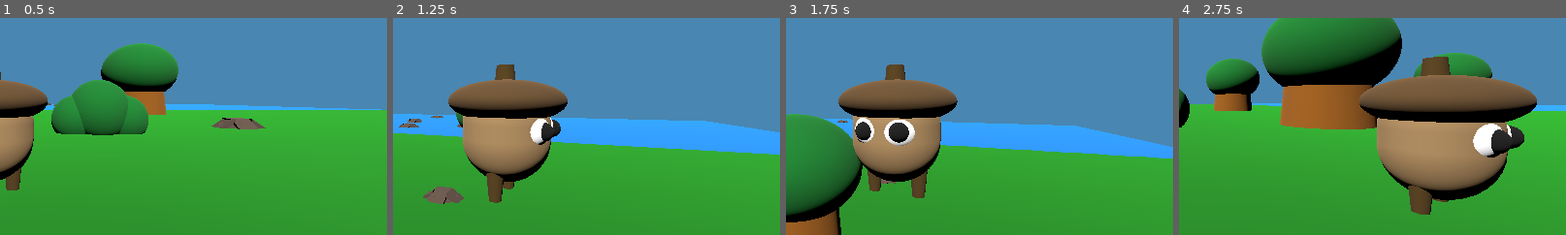
Above: before the commit, frames 1-4 (left to right).
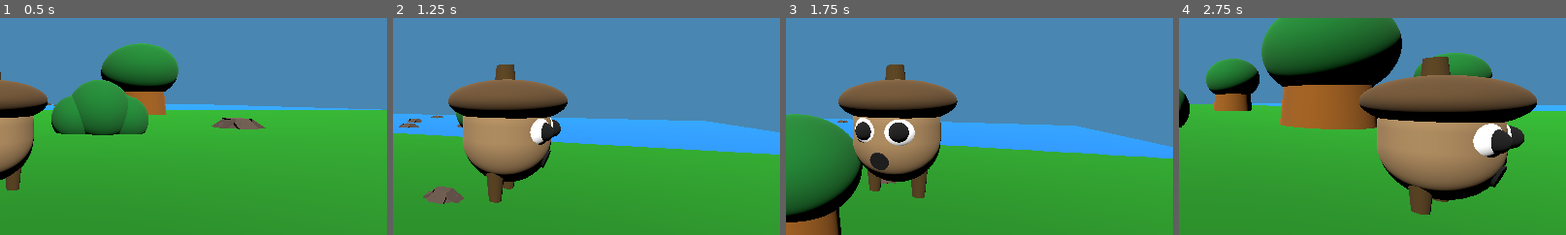
Above: after the commit, the same moments.

Repository: pterosaur-pixel/evil-squirrels-unite
Game: Godot game, scene res://main.tscn
Same seed, same stepped clock (60 frames per second), same inputs: the game is played once before the commit and once after it.
Inputs:
- Up to frame 1 (0.5 s): no input
- Up to frame 2 (1.25 s): tap Enter at 0.5 s; hold Right (ui_right) from 0.53 s (still down); hold X (camera_left) from 0.53 s (still down); tap Space (jump) at 0.77 s
- Up to frame 3 (1.75 s): release Right (ui_right) at 1.28 s; release X (camera_left) at 1.28 s; hold Down (ui_down) from 1.28 s (still down); tap Y (camera_right) at 1.35 s; tap Space (jump) at 1.52 s
- Up to frame 4 (2.75 s): release Down (ui_down) at 2.03 s; hold Right (ui_right) from 2.03 s (still down); hold X (camera_left) from 2.03 s (still down)
The pictures show only the part of the screen within x 44-94%, y 31-81%; the shares and areas given below are measured in that part.

Frame 1 is identical in both runs. In frame 2, less than 0.1% of the frame differs, in the area x 38-41%, y 61-70%; in frame 3, 0.3%, in the area x 21-27%, y 62-71%; in frame 4, 0.2%.

Commit message:
Added a mouth to character

Diff:
--- a/character.tscn
+++ b/character.tscn
@@ -67,6 +67,14 @@
 
 [sub_resource type="StandardMaterial3D" id="StandardMaterial3D_qi5as"]
 albedo_color = Color(0.278431, 0.192157, 0, 1)
+
+[sub_resource type="CylinderMesh" id="CylinderMesh_glpr6"]
+top_radius = 0.15
+bottom_radius = 0.15
+height = 0.5
+
+[sub_resource type="StandardMaterial3D" id="StandardMaterial3D_glpr6"]
+albedo_color = Color(0, 0, 0, 1)
 
 [node name="GoobleSnoop" type="CharacterBody3D"]
 transform = Transform3D(1, 0, 0, 0, 1, 0, 0, 0, 1, 0, 1.43601, 6.54769)
@@ -137,5 +145,10 @@
 mesh = SubResource("CylinderMesh_wa5vi")
 surface_material_override/0 = SubResource("StandardMaterial3D_qi5as")
 
+[node name="MeshInstance3D11" type="MeshInstance3D" parent="."]
+transform = Transform3D(0.993397, -0.106636, -0.0423258, 0, 0.36892, -0.929461, 0.114729, 0.923324, 0.366484, 0.087, 1.13, -0.46)
+mesh = SubResource("CylinderMesh_glpr6")
+surface_material_override/0 = SubResource("StandardMaterial3D_glpr6")
+
 [connection signal="area_entered" from="WaterCollider" to="." method="_on_water_collider_area_entered"]
 [connection signal="area_exited" from="WaterCollider" to="." method="_on_water_collider_area_exited"]
Not shown: 1 places in character.tscn that only renumber resources
